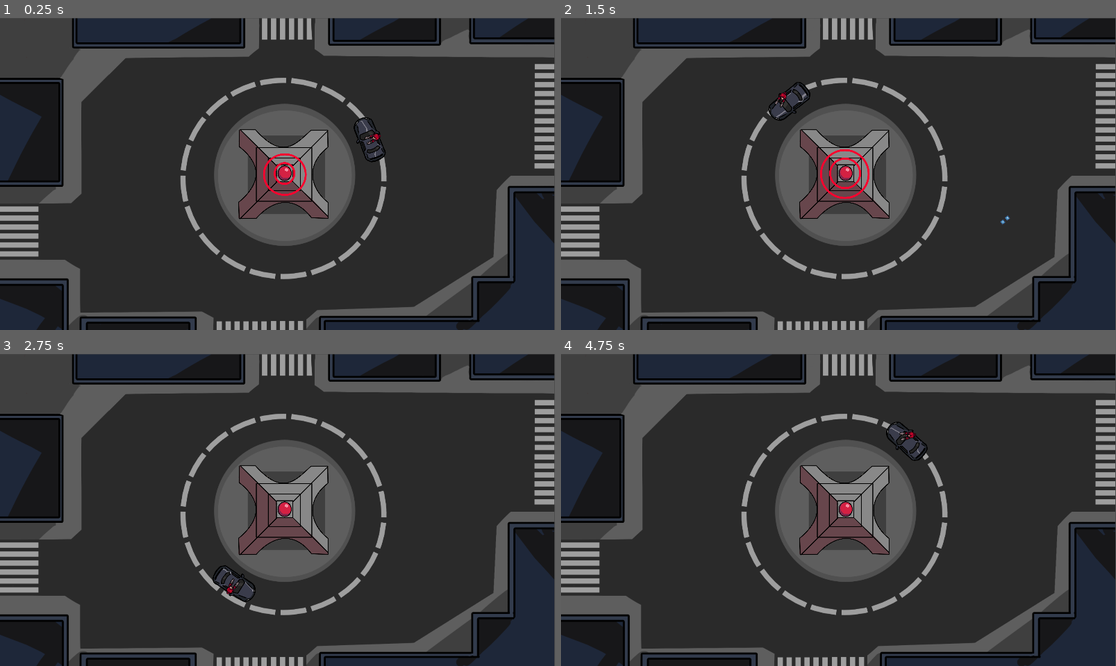
Above: before the commit, frames 1-4 (two rows, left to right).
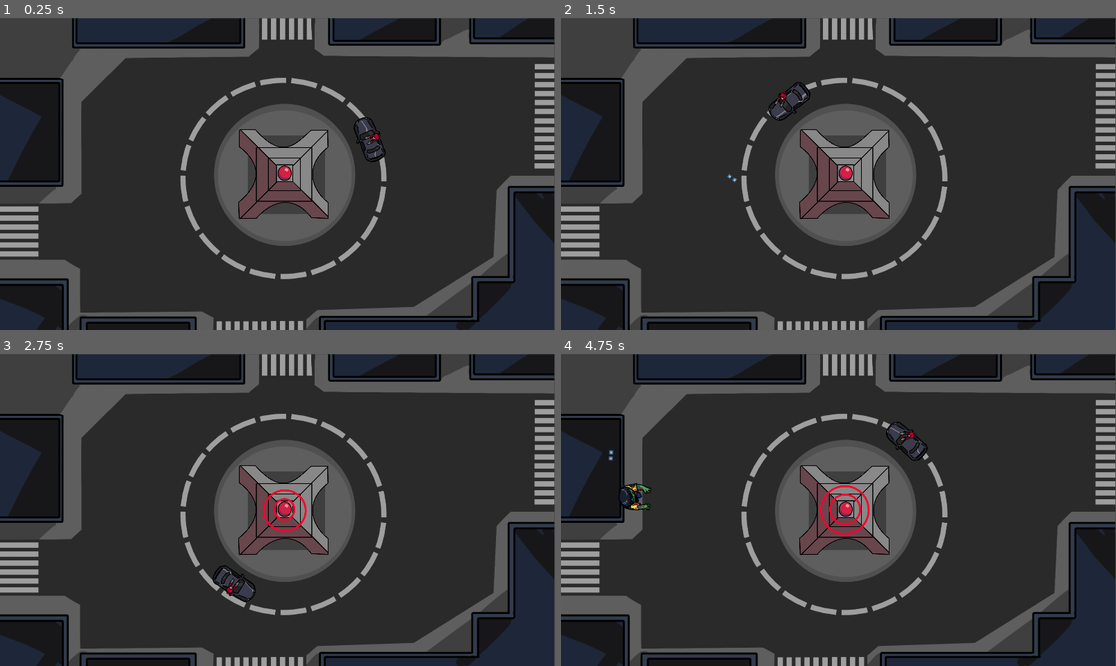
Above: after the commit, the same moments.

Repository: DevSkully/GMK_JAM
Game: Godot game, scene res://Scenes/test_World/world.tscn
The game is run twice, just before and just after one commit, with the same random seed, the same clock (stepped at 60 frames per second) and the same inputs. The engine's default icon, where the game draws it, is replaced by a stand-in: a white triangle on a blue panel in a dark square.
Inputs (mouse positions are in pixels of both pictures, inside the frame that each line leads up to):
- Up to frame 1 (0.25 s): no input
- Up to frame 2 (1.5 s): move the mouse to (960, 158) at 0.52 s; click (960, 158) at 0.6 s; move the mouse to (727, 189) at 1.27 s; click (727, 189) at 1.35 s
- Up to frame 3 (2.75 s): move the mouse to (333, 441) at 2.02 s; click (333, 441) at 2.1 s
- Up to frame 4 (4.75 s): move the mouse to (810, 572) at 2.77 s; click (810, 572) at 2.85 s; move the mouse to (1005, 556) at 3.52 s; click (1005, 556) at 3.6 s; move the mouse to (672, 463) at 4.27 s; click (672, 463) at 4.35 s

The runs differ from the first frame. In frame 1, 0.2% of the frame differs, in the area x 47-56%, y 43-58%; in frame 2, 0.3%; in frame 3, 0.2%; in frame 4, 0.7%, in the area x 8-56%, y 30-59%.

Commit message:
Update
Added:
-> Bullet --> when outside the viewport it kills itself , Resource gun attack-cooldown tune down to 0.5 , bullet_objR insert damage
-> Enemy --> Move towards the tower , will look at the tower
-> World --> Enemy Spawn with timer , Movement now stops at a radius of 150

Diff:
--- a/Objects/Bullet.tscn
+++ b/Objects/Bullet.tscn
@@ -17,3 +17,8 @@
 
 [node name="CollisionShape2D" type="CollisionShape2D" parent="Area2D"]
 shape = SubResource("CircleShape2D_ljs67")
+
+[node name="VisibleOnScreenEnabler2D" type="VisibleOnScreenEnabler2D" parent="."]
+
+[connection signal="body_entered" from="Area2D" to="." method="_damage_enemy"]
+[connection signal="screen_exited" from="VisibleOnScreenEnabler2D" to="." method="_on_exit"]
--- a/Objects/Car.tscn
+++ b/Objects/Car.tscn
@@ -44,6 +44,9 @@
 [sub_resource type="RectangleShape2D" id="RectangleShape2D_o5bju"]
 size = Vector2(96, 160)
 
+[sub_resource type="RectangleShape2D" id="RectangleShape2D_5x53x"]
+size = Vector2(98, 33.5)
+
 [node name="Car" type="CharacterBody2D"]
 script = ExtResource("1_mlop7")
 
@@ -62,3 +65,12 @@
 [node name="Arrow" parent="." instance=ExtResource("3_tena4")]
 position = Vector2(31, 2)
 type = ExtResource("4_5x53x")
+
+[node name="Area2D" type="Area2D" parent="."]
+modulate = Color(0, 0, 1, 1)
+
+[node name="CollisionShape2D" type="CollisionShape2D" parent="Area2D"]
+position = Vector2(1, -73)
+shape = SubResource("RectangleShape2D_5x53x")
+
+[connection signal="body_entered" from="Area2D" to="." method="hit_enemy"]
--- a/Objects/Car_Script.gd
+++ b/Objects/Car_Script.gd
@@ -1,12 +1,11 @@
 class_name Car
 extends CharacterBody2D
 
-signal Center_Offset(Vector2)
-
-var radius : float = 0.0
 @export var speed : float = 1.5
 
 @onready var tower = get_node("../CentralTower")
+
+var radius : float = 0.0
 var angle : float = 0.0
 
 func _ready() -> void:
@@ -20,6 +19,11 @@
 	position.x = radius * x_pos + tower.global_position.x
 	position.y = radius * y_pos + tower.global_position.y
 	rotation = atan2(position.y - tower.global_position.y, position.x - tower.global_position.x)
+
 func _physics_process(delta: float) -> void:
 	motion()
 	move_and_slide()
+
+func hit_enemy(obj:Node2D)->void:
+	if obj is Enemy:
+		obj.on_death()
--- a/Objects/Central_Tower.tscn
+++ b/Objects/Central_Tower.tscn
@@ -1,10 +1,38 @@
-[gd_scene load_steps=9 format=3 uid="uid://dfbn5214mh48b"]
+[gd_scene load_steps=16 format=3 uid="uid://dfbn5214mh48b"]
 
 [ext_resource type="Script" uid="uid://byv2og0oxymik" path="res://Scripts/CT_Script.gd" id="1_ihgvf"]
 [ext_resource type="Texture2D" uid="uid://cvrwgjsjhsvw8" path="res://Assets/Tower.png" id="2_0qie1"]
 
 [sub_resource type="RectangleShape2D" id="RectangleShape2D_5mpcu"]
-size = Vector2(127, 128)
+size = Vector2(193, 188)
+
+[sub_resource type="AtlasTexture" id="AtlasTexture_0qie1"]
+atlas = ExtResource("2_0qie1")
+region = Rect2(2619, 0, 873, 946)
+
+[sub_resource type="AtlasTexture" id="AtlasTexture_nbbqh"]
+atlas = ExtResource("2_0qie1")
+region = Rect2(0, 946, 873, 946)
+
+[sub_resource type="AtlasTexture" id="AtlasTexture_englm"]
+atlas = ExtResource("2_0qie1")
+region = Rect2(873, 946, 873, 946)
+
+[sub_resource type="AtlasTexture" id="AtlasTexture_u5ht6"]
+atlas = ExtResource("2_0qie1")
+region = Rect2(1746, 946, 873, 946)
+
+[sub_resource type="AtlasTexture" id="AtlasTexture_uxxg5"]
+atlas = ExtResource("2_0qie1")
+region = Rect2(2619, 946, 873, 946)
+
+[sub_resource type="AtlasTexture" id="AtlasTexture_ejkca"]
+atlas = ExtResource("2_0qie1")
+region = Rect2(0, 1892, 873, 946)
+
+[sub_resource type="AtlasTexture" id="AtlasTexture_b7sca"]
+atlas = ExtResource("2_0qie1")
+region = Rect2(873, 1892, 873, 946)
 
 [sub_resource type="AtlasTexture" id="AtlasTexture_5mpcu"]
 atlas = ExtResource("2_0qie1")
@@ -21,6 +49,32 @@
 [sub_resource type="SpriteFrames" id="SpriteFrames_nbbqh"]
 animations = [{
 "frames": [{
+"duration": 1.0,
+"texture": SubResource("AtlasTexture_0qie1")
+}, {
+"duration": 1.0,
+"texture": SubResource("AtlasTexture_nbbqh")
+}, {
+"duration": 1.0,
+"texture": SubResource("AtlasTexture_englm")
+}, {
+"duration": 1.0,
+"texture": SubResource("AtlasTexture_u5ht6")
+}, {
+"duration": 1.0,
+"texture": SubResource("AtlasTexture_uxxg5")
+}, {
+"duration": 1.0,
+"texture": SubResource("AtlasTexture_ejkca")
+}, {
+"duration": 1.0,
+"texture": SubResource("AtlasTexture_b7sca")
+}],
+"loop": false,
+"name": &"Destroyed",
+"speed": 7.0
+}, {
+"frames": [{
 "duration": 3.0,
 "texture": SubResource("AtlasTexture_5mpcu")
 }, {
@@ -36,7 +90,7 @@
 }]
 
 [sub_resource type="RectangleShape2D" id="RectangleShape2D_0qie1"]
-size = Vector2(203, 193)
+size = Vector2(311, 306)
 
 [node name="CentralTower" type="Node2D"]
 script = ExtResource("1_ihgvf")
@@ -44,7 +98,7 @@
 [node name="RigidBody2D" type="RigidBody2D" parent="."]
 
 [node name="CollisionShape2D" type="CollisionShape2D" parent="RigidBody2D"]
-position = Vector2(0.5, 0)
+position = Vector2(-1.5, 6)
 shape = SubResource("RectangleShape2D_5mpcu")
 
 [node name="Sprite2D" type="Sprite2D" parent="."]
@@ -53,11 +107,13 @@
 [node name="AnimatedSprite2D" type="AnimatedSprite2D" parent="Sprite2D"]
 position = Vector2(29, -31)
 sprite_frames = SubResource("SpriteFrames_nbbqh")
+animation = &"Destroyed"
 autoplay = "default"
-frame_progress = 0.657864
 
 [node name="Enemy Detection" type="Area2D" parent="."]
 
 [node name="CollisionShape2D" type="CollisionShape2D" parent="Enemy Detection"]
-position = Vector2(-2.5, 4.5)
+position = Vector2(0.5, 6)
 shape = SubResource("RectangleShape2D_0qie1")
+
+[connection signal="body_entered" from="Enemy Detection" to="." method="enemy_enetered"]
--- a/Objects/arrow_script.gd
+++ b/Objects/arrow_script.gd
@@ -32,6 +32,7 @@
 		get_tree().root.add_child(bullet_objR)
 		(bullet_objR as Node2D).global_position = muzzleR.global_position
 		(bullet_objR as Node2D).rotation = (get_global_mouse_position() - muzzleR.global_position).normalized().angle()
+		bullet_objR.Damage.emit(type.damage)
 
 		# instantiate left bullet
 		var bullet_objL = bullet.instantiate()
--- a/Objects/bullet_script.gd
+++ b/Objects/bullet_script.gd
@@ -2,7 +2,7 @@
 
 signal Damage(float)
 
-@export var speed : float = 10
+@export var speed : float = 50
 
 var damage : float : set = set_damage
 func set_damage(dmg:float)->void:
@@ -16,3 +16,8 @@
 
 func _on_exit()->void:
 	self.queue_free()
+
+func _damage_enemy(obj:Node2D)->void:
+	if obj is Enemy:
+		obj.recieve_damage(damage)
+		self.queue_free()
--- a/Objects/enemy.tscn
+++ b/Objects/enemy.tscn
@@ -1,18 +1,117 @@
-[gd_scene load_steps=4 format=3 uid="uid://crcvhelykd0p2"]
+[gd_scene load_steps=18 format=3 uid="uid://crcvhelykd0p2"]
 
 [ext_resource type="Script" uid="uid://bt3g4i1k3s74x" path="res://Scripts/enemy_script.gd" id="1_dnm5c"]
 [ext_resource type="Texture2D" uid="uid://dsqxm40wywhp5" path="res://Assets/Zombie.png" id="2_d3xos"]
+[ext_resource type="Resource" uid="uid://c1o4ejqtre8j2" path="res://Resource/Zombies/Normal_Zombie.tres" id="2_yfe2k"]
 
-[sub_resource type="CircleShape2D" id="CircleShape2D_yfe2k"]
+[sub_resource type="AtlasTexture" id="AtlasTexture_dnm5c"]
+atlas = ExtResource("2_d3xos")
+region = Rect2(0, 482, 214, 241)
+
+[sub_resource type="AtlasTexture" id="AtlasTexture_d3xos"]
+atlas = ExtResource("2_d3xos")
+region = Rect2(214, 482, 214, 241)
+
+[sub_resource type="AtlasTexture" id="AtlasTexture_yfe2k"]
+atlas = ExtResource("2_d3xos")
+region = Rect2(428, 482, 214, 241)
+
+[sub_resource type="AtlasTexture" id="AtlasTexture_756aq"]
+atlas = ExtResource("2_d3xos")
+region = Rect2(642, 482, 214, 241)
+
+[sub_resource type="AtlasTexture" id="AtlasTexture_cqgh6"]
+atlas = ExtResource("2_d3xos")
+region = Rect2(0, 0, 214, 241)
+
+[sub_resource type="AtlasTexture" id="AtlasTexture_lc1h8"]
+atlas = ExtResource("2_d3xos")
+region = Rect2(214, 0, 214, 241)
+
+[sub_resource type="AtlasTexture" id="AtlasTexture_a7q3k"]
+atlas = ExtResource("2_d3xos")
+region = Rect2(428, 0, 214, 241)
+
+[sub_resource type="AtlasTexture" id="AtlasTexture_gmmfk"]
+atlas = ExtResource("2_d3xos")
+region = Rect2(642, 0, 214, 241)
+
+[sub_resource type="AtlasTexture" id="AtlasTexture_ebisp"]
+atlas = ExtResource("2_d3xos")
+region = Rect2(0, 241, 214, 241)
+
+[sub_resource type="AtlasTexture" id="AtlasTexture_205hv"]
+atlas = ExtResource("2_d3xos")
+region = Rect2(214, 241, 214, 241)
+
+[sub_resource type="AtlasTexture" id="AtlasTexture_1tco3"]
+atlas = ExtResource("2_d3xos")
+region = Rect2(428, 241, 214, 241)
+
+[sub_resource type="AtlasTexture" id="AtlasTexture_v5sbb"]
+atlas = ExtResource("2_d3xos")
+region = Rect2(642, 241, 214, 241)
+
+[sub_resource type="SpriteFrames" id="SpriteFrames_8g43p"]
+animations = [{
+"frames": [{
+"duration": 1.0,
+"texture": SubResource("AtlasTexture_dnm5c")
+}, {
+"duration": 1.0,
+"texture": SubResource("AtlasTexture_d3xos")
+}, {
+"duration": 1.0,
+"texture": SubResource("AtlasTexture_yfe2k")
+}, {
+"duration": 1.0,
+"texture": SubResource("AtlasTexture_756aq")
+}],
+"loop": false,
+"name": &"Death",
+"speed": 5.0
+}, {
+"frames": [{
+"duration": 1.0,
+"texture": SubResource("AtlasTexture_cqgh6")
+}, {
+"duration": 1.0,
+"texture": SubResource("AtlasTexture_lc1h8")
+}, {
+"duration": 1.0,
+"texture": SubResource("AtlasTexture_a7q3k")
+}, {
+"duration": 1.0,
+"texture": SubResource("AtlasTexture_gmmfk")
+}, {
+"duration": 1.0,
+"texture": SubResource("AtlasTexture_ebisp")
+}, {
+"duration": 1.0,
+"texture": SubResource("AtlasTexture_205hv")
+}, {
+"duration": 1.0,
+"texture": SubResource("AtlasTexture_1tco3")
+}, {
+"duration": 1.0,
+"texture": SubResource("AtlasTexture_v5sbb")
+}],
+"loop": true,
+"name": &"Walking",
+"speed": 5.0
+}]
+
+[sub_resource type="CircleShape2D" id="CircleShape2D_dnm5c"]
+radius = 41.0122
 
 [node name="Enemy" type="CharacterBody2D"]
 script = ExtResource("1_dnm5c")
+type = ExtResource("2_yfe2k")
 metadata/_custom_type_script = "uid://bt3g4i1k3s74x"
 
+[node name="AnimatedSprite2D" type="AnimatedSprite2D" parent="."]
+sprite_frames = SubResource("SpriteFrames_8g43p")
+animation = &"Death"
+
 [node name="CollisionShape2D" type="CollisionShape2D" parent="."]
-shape = SubResource("CircleShape2D_yfe2k")
-
-[node name="Sprite2D" type="Sprite2D" parent="."]
-texture = ExtResource("2_d3xos")
-hframes = 4
-vframes = 3
+shape = SubResource("CircleShape2D_dnm5c")
--- a/Resource/Base/Weapon_Base.gd
+++ b/Resource/Base/Weapon_Base.gd
@@ -3,4 +3,5 @@
 
 @export var name : String
 @export var damage : float
+@export var bullet_speed : float
 @export var attack_cooldown : float
--- a/Resource/Guns/Normal_Gun.tres
+++ b/Resource/Guns/Normal_Gun.tres
@@ -6,5 +6,6 @@
 script = ExtResource("1_41hxc")
 name = "Pistol"
 damage = 10.0
-attack_cooldown = 1.5
+bullet_speed = 100.0
+attack_cooldown = 0.5
 metadata/_custom_type_script = "uid://cua1seir2r7t"
--- a/Resource/Zombies/Normal_Zombie.tres
+++ b/Resource/Zombies/Normal_Zombie.tres
@@ -5,8 +5,8 @@
 [resource]
 script = ExtResource("1_b3ml3")
 name = "Normal Zombie"
-health = 100.0
+health = 40.0
 damage = 10.0
 attack_cooldown = 3.0
-speed = 20.0
+speed = 200.0
 metadata/_custom_type_script = "uid://bgaql57rjou5"
--- a/Scenes/test_World/world_script.gd
+++ b/Scenes/test_World/world_script.gd
@@ -1,9 +1,42 @@
 class_name World
 extends Node2D
 
+@export var enemy_spawn_timer : float = 2.5
+
+@onready var SpawnTimer:Timer = Timer.new()
+
+var enemy = preload("res://Objects/enemy.tscn")
+var margin = 200
 
 func _ready() -> void:
+	timer()
+func timer()->void:
+	add_child(SpawnTimer)
+	SpawnTimer.timeout.connect(spawn_enemy)
+	SpawnTimer.start(enemy_spawn_timer)
+func spawn_enemy()->void:
+	var viewport_area : Vector2 = get_viewport_rect().size
+
+	var arr_spawn:Array[Vector2] = [
+		#TOP
+		Vector2(randf_range(-margin, viewport_area.x + margin), -margin),
+		#BOTTOM
+		Vector2(randf_range(-margin, viewport_area.x + margin), viewport_area.y + margin),
+		#LEFT
+		Vector2(-margin, randf_range(-margin, viewport_area.y + margin)),
+		#RIGHT
+		Vector2(viewport_area.x + margin, randf_range(-margin, viewport_area.y + margin))
+	]
+
+	var obj_position : Vector2 = arr_spawn[randf_range(0,3)]
+
+	var enemy_obj = enemy.instantiate()
+	get_tree().root.add_child(enemy_obj)
+	(enemy_obj as Node2D).global_position = obj_position
+	enemy_obj.tower = get_node("CentralTower")
+
+func play_time()->void:
 	pass
 
-func spawn_enemies()->void:
-	pass
+func loss()->void:
+	get_node("Car").set_physics_process(false)
--- a/Scripts/CT_Script.gd
+++ b/Scripts/CT_Script.gd
@@ -3,6 +3,15 @@
 
 @export var Health : float
 
+@onready var sprite = $Sprite2D/AnimatedSprite2D
+
+func _tower_destroy()->void:
+	sprite.play("Destroyed")
+	await sprite.animation_finished
+
 func enemy_enetered(node:Node2D):
 	if node is Enemy:
-		pass
+		_tower_destroy()
+
+func recieve_damage()->void:
+	pass
--- a/Scripts/enemy_script.gd
+++ b/Scripts/enemy_script.gd
@@ -3,5 +3,34 @@
 
 @export var type : Enemy_Base_Resource
 
+@onready var sprite : AnimatedSprite2D = $AnimatedSprite2D
+@onready var _health = type.health
+
+var tower
+
 func _ready() -> void:
-	pass
+	sprite.play("Walking")
+func on_death()->void:
+	set_physics_process(false)
+
+	sprite.play("Death")
+	await sprite.animation_finished
+	queue_free()
+func recieve_damage(damage)->void:
+	if _health - damage == 0:
+		on_death()
+	else:
+		_health -= damage
+func _process(delta: float) -> void:
+	look_at((tower as Node2D).global_position)
+	rotation += deg_to_rad(-90)
+func _physics_process(delta: float) -> void:
+	var tower_dir:Vector2 = ((tower as Node2D).global_position - global_position).normalized()
+	var distance = global_position.distance_to((tower as Node2D).global_position)
+
+	if distance > 150:
+		self.velocity = tower_dir * type.speed
+	else:
+		self.velocity = Vector2.ZERO
+
+	move_and_slide()
Not shown: 1 places in Objects/Car.tscn that only renumber resources
